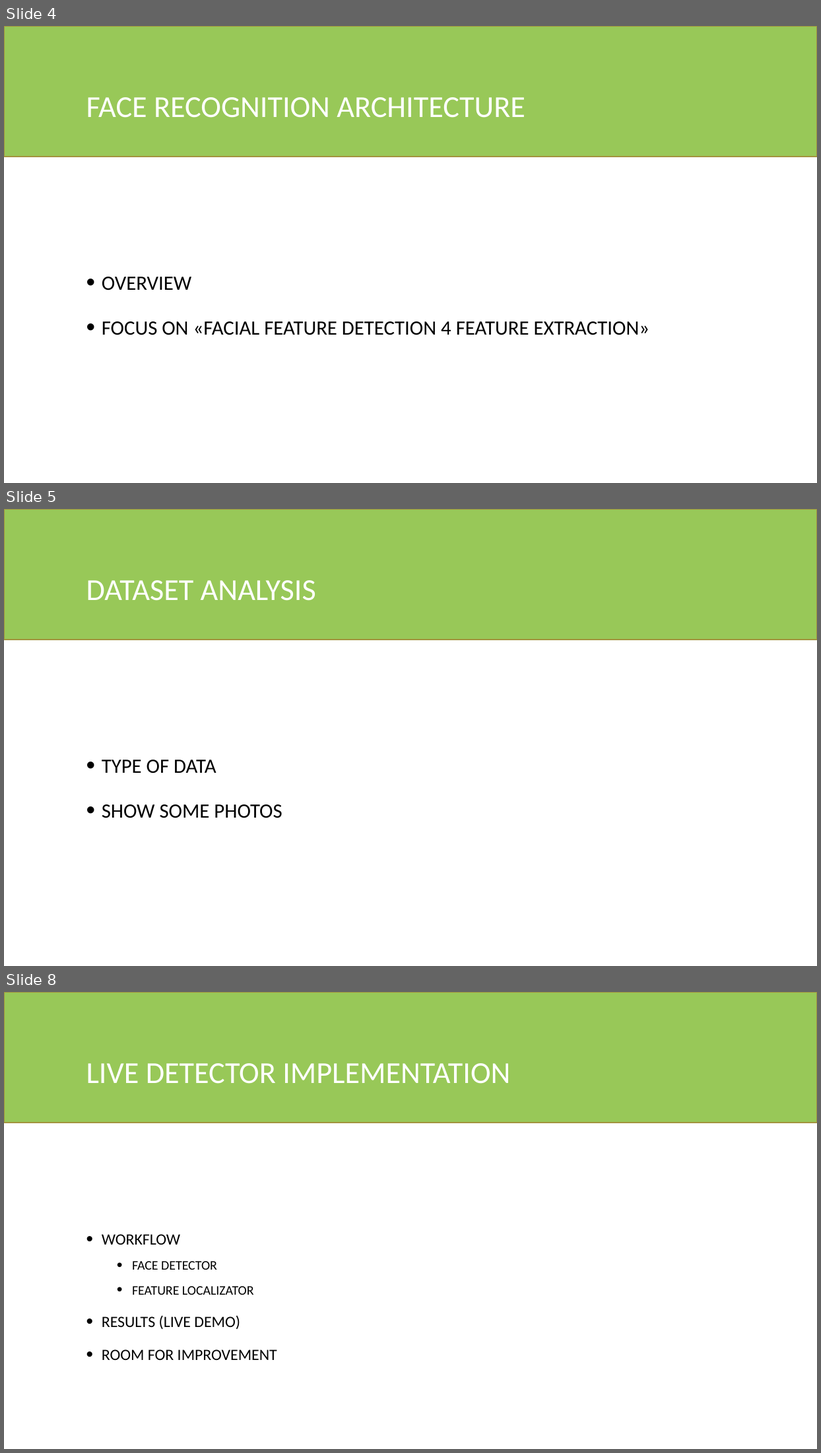
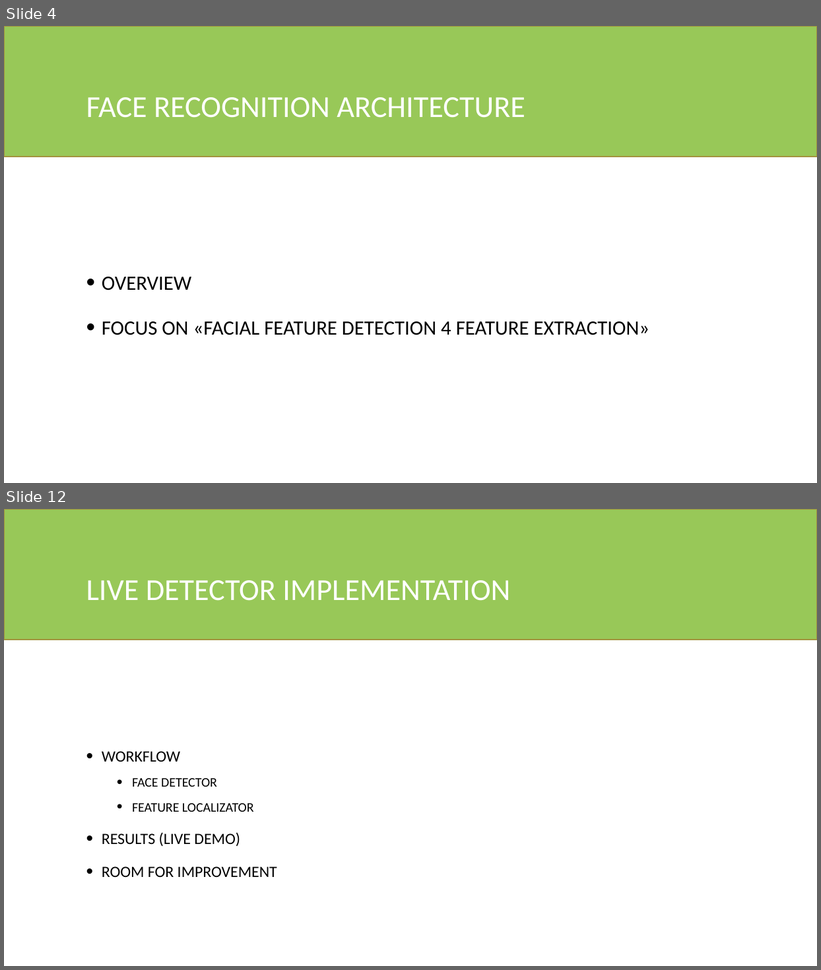
Before and after one commit to fedeloper/Biometrics2021, a slide deck: Facial Keypoints Detector.pptx. Shown one above the other, each under a label of ours: slides 4, 5 and 8 before the commit, slides 4 and 12 after it; the slides between them are not shown. The pictures are 821x1453 and 821x970 pixels, drawn with LibreOffice and Linux fonts; fonts in the diff are those of the drawing. Boxes give left, top, right and bottom in pixels: in the first picture for what was removed or moved away, otherwise in the second. Text is boxed around its words. In the diff, an @@ line names an element or a change of style, - is before the commit and + after.

```diff
--- a/Facial Keypoints Detector.pptx
+++ b/Facial Keypoints Detector.pptx
@@ slide 5 removed at [4, 509, 817, 966], background #FFFFFF @@
@@ rectangle removed at [4, 509, 817, 640] @@
@@ title removed at [86, 580, 316, 601] @@
-DATASET ANALYSIS
@@ text removed at [102, 760, 282, 819] @@
-• TYPE OF DATA
-• SHOW SOME PHOTOS
@@ what was slide 8 is now slide 12 @@
```
Also in this commit, not shown: 1 slide changed, 8 slides added, 3 other slides removed, 13 other files.
